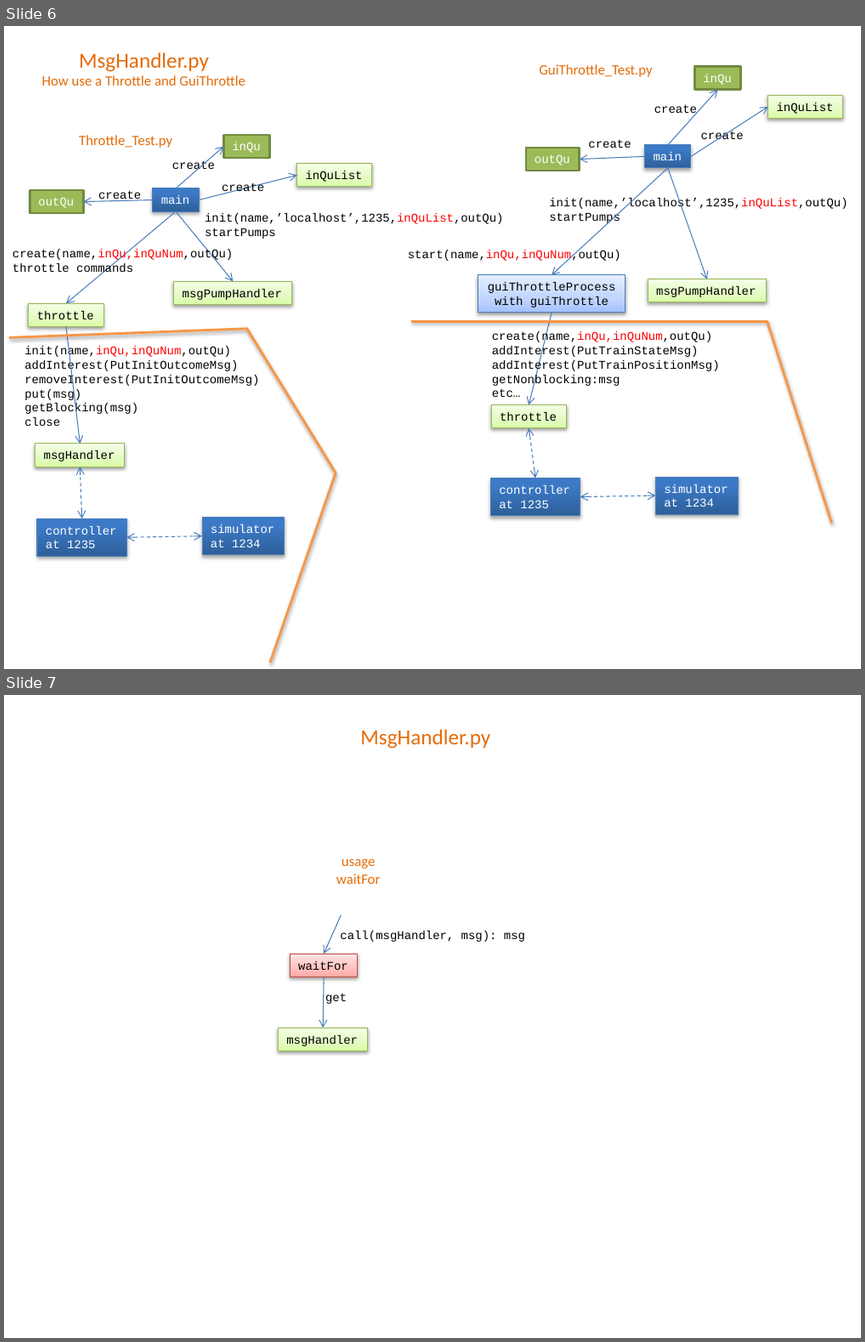
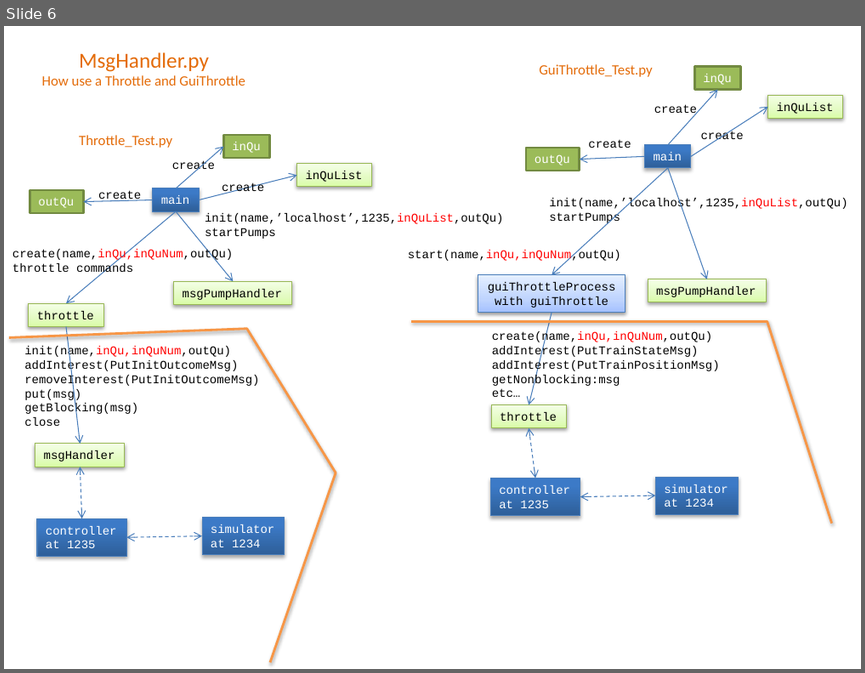
Before and after one commit to mlozborne/motin, a slide deck: Scripting/ScriptingDocumenation/DesignDiagrams.pptx. Shown one above the other, each under a label of ours: slides 6 and 7 before the commit, slide 6 after it. The pictures are 865x1342 and 865x673 pixels, drawn with LibreOffice and Linux fonts; fonts in the diff are those of the drawing. Boxes give left, top, right and bottom in pixels: in the first picture for what was removed or moved away, otherwise in the second. Text is boxed around its words. In the diff, an @@ line names an element or a change of style, - is before the commit and + after.

```diff
--- a/Scripting/ScriptingDocumenation/DesignDiagrams.pptx
+++ b/Scripting/ScriptingDocumenation/DesignDiagrams.pptx
@@ slide 7 removed at bbox=[4, 695, 861, 1338], background #FFFFFF @@
@@ text removed at bbox=[360, 729, 490, 749] @@
-MsgHandler.py
@@ text removed at bbox=[336, 859, 380, 884] @@
-usage
-waitFor
@@ arrow removed from (341, 915) to (324, 953) @@
@@ text removed at bbox=[340, 930, 525, 941] @@
-call(msgHandler, msg): msg
@@ rectangle removed at bbox=[290, 953, 358, 977] @@
-waitFor
@@ arrow removed from (324, 977) to (323, 1027) @@
@@ text removed at bbox=[325, 993, 347, 1004] @@
-get
@@ rectangle removed at bbox=[279, 1027, 367, 1050] @@
-msgHandler
```
Also in this commit, not shown: 2 slides changed, 3 other files.
